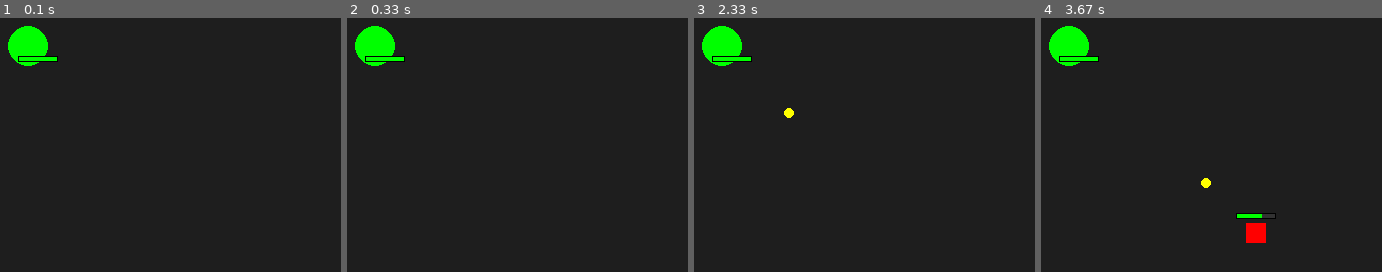
Above: before the commit, frames 1-4 (left to right).
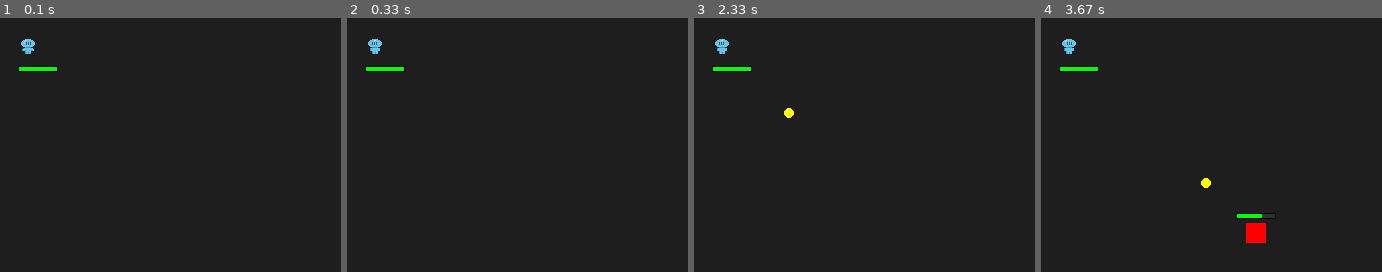
Above: after the commit, the same moments.

Repository: NullBrainReference/dv_pygame_vamplike
Game: pygame game, started from main.py
Two runs of this game, one before a commit and one after it. Both use one fixed random seed, a clock stepped at 60 frames per second and the inputs below.
Inputs:
- Up to frame 1 (0.1 s): no input
- Up to frame 2 (0.33 s): no input
- Up to frame 3 (2.33 s): no input
- Up to frame 4 (3.67 s): no input
The pictures show only the part of the screen within x 44-94%, y 38-88%; the shares and areas given below are measured in that part.

The runs differ from the first frame. In frame 1, 1.8% of the frame differs, in the area x 2-18%, y 3-22%; in frame 2, 1.8%; in frame 3, 1.8%; in frame 4, 1.8%.

Commit message:
player idle animation

Diff:
--- /dev/null
+++ b/Animation/AnimationFrames.py
@@ -0,0 +1,9 @@
+
+import pygame
+
+class AnimationFrames:
+    def __init__(self, frames: list[pygame.Surface], frame_rate: float):
+        # frames — список Surface по порядку
+        # frame_rate — сколько кадров в секунду показывать
+        self.frames = frames
+        self.frame_rate = frame_rate
--- /dev/null
+++ b/Animation/AnimationLibrary.py
@@ -0,0 +1,48 @@
+from Animation.AnimationFrames import AnimationFrames
+import pygame
+import os
+
+class AnimationLibrary:
+    def __init__(self):
+        self._library: dict[str, AnimationFrames] = {}
+
+    def load_animation(self,
+                       key: str,
+                       file_path: str,
+                       frame_size: tuple[int,int] = (16, 16),
+                       frame_rate: float = 10):
+        sheet = pygame.image.load(file_path).convert_alpha()
+        frames = self._slice_sheet(sheet, frame_size)
+        self._library[key] = AnimationFrames(frames, frame_rate)
+
+    def load_unit_animations(self,
+                             unit_name: str,
+                             dir_path: str,
+                             frame_size: tuple[int,int] = (16, 16),
+                             frame_rate: float = 10):
+
+        for fname in os.listdir(dir_path):
+            if not fname.lower().endswith(".png"):
+                continue
+            anim_name = os.path.splitext(fname)[0]
+            key = f"{unit_name}.{anim_name}"
+            full_path = os.path.join(dir_path, fname)
+            self.load_animation(key, full_path, frame_size, frame_rate)
+
+    def get(self, key: str) -> AnimationFrames | None:
+        return self._library.get(key)
+
+    def _slice_sheet(self, sheet: pygame.Surface, frame_size: tuple[int,int]):
+        fw, fh = frame_size
+        w, h = sheet.get_size()
+        frames: list[pygame.Surface] = []
+        for y in range(0, h, fh):
+            for x in range(0, w, fw):
+                rect = pygame.Rect(x, y, fw, fh)
+
+                frame = sheet.subsurface(rect).copy()
+                frames.append(frame)
+        return frames
+
+# Глобальный экземпляр, чтобы один раз загрузить всё
+ANIMATION_LIBRARY = AnimationLibrary()
--- /dev/null
+++ b/Animation/AnimationSetup.py
@@ -0,0 +1,20 @@
+
+import pygame
+from Animation.AnimationLibrary import ANIMATION_LIBRARY
+
+def setup_animations():
+    pygame.init()
+
+    ANIMATION_LIBRARY.load_unit_animations(
+        unit_name="Player",
+        dir_path="Assets/Units/Player",
+        frame_size=(16, 16),
+        frame_rate=8
+    )
+
+    # ANIMATION_LIBRARY.load_unit_animations(
+    #     unit_name="Enemy",
+    #     dir_path="Assets/Units/Enemy",
+    #     frame_size=(16, 16),
+    #     frame_rate=6
+    # )
--- a/Unit/Player.py
+++ b/Unit/Player.py
@@ -1,19 +1,50 @@
+# Unit/Player.py
 import pygame
-from Unit.Unit import Unit
+from Animation.AnimationLibrary import ANIMATION_LIBRARY
+from .Unit import Unit
 from Weapon.Weapon import Weapon
 from UI.HPBar import draw_hp_bar
 
 class Player(Unit):
-    def __init__(self, weapon : Weapon):
+    def __init__(self, weapon: Weapon):
         super().__init__(hp=100, weapon=weapon)
         self.pos = pygame.Vector2(400, 300)
 
-    def update(self, dt):
+        # Словарь анимаций
+        self.animations = {
+            "idle": ANIMATION_LIBRARY.get("Player.idle"),
+            "side": ANIMATION_LIBRARY.get("Player.side"),
+            "up":   ANIMATION_LIBRARY.get("Player.up"),
+            "down": ANIMATION_LIBRARY.get("Player.down"),
+        }
+
+        # Текущая анимация и её состояние
+        self.current_anim   = self.animations["idle"]
+        self.anim_timer     = 0.0
+        self.anim_frame_idx = 0
+
+    def update(self, dt: float):
+        # Обновляем таймер оружия
         self.weapon.update(dt)
 
-    def draw(self, screen):
-        pygame.draw.circle(screen, (0, 255, 0), self.pos, 20)
-        draw_hp_bar(screen, self, -10)
+        # Пока оставляем только idle-анимацию
+        self.current_anim = self.animations["idle"]
+
+        # Переключаем кадры по frame_rate
+        self.anim_timer += dt
+        frame_duration = 1.0 / self.current_anim.frame_rate
+        if self.anim_timer >= frame_duration:
+            self.anim_timer -= frame_duration
+            self.anim_frame_idx = (self.anim_frame_idx + 1) % len(self.current_anim.frames)
+
+    def draw(self, screen: pygame.Surface):
+        # Отрисовываем текущий кадр анимации
+        frame = self.current_anim.frames[self.anim_frame_idx]
+        rect  = frame.get_rect(center=self.pos)
+        screen.blit(frame, rect)
+
+        # HP-бар над головой
+        draw_hp_bar(screen, self, offset_y=-20)
 
     def on_death(self):
         print("Игрок погиб!")
--- a/main.py
+++ b/main.py
@@ -1,7 +1,11 @@
 import pygame
 from GameManagement.GameManager import GameManager
+from Animation.AnimationSetup import setup_animations
 
 pygame.init()
 screen = pygame.display.set_mode((800, 600))
+
+setup_animations()
+
 game = GameManager(screen)
 game.run()
Binary file added: Assets/Units/Player/down.png
Binary file added: Assets/Units/Player/idle.png
Binary file added: Assets/Units/Player/side.png
Binary file added: Assets/Units/Player/up.png
